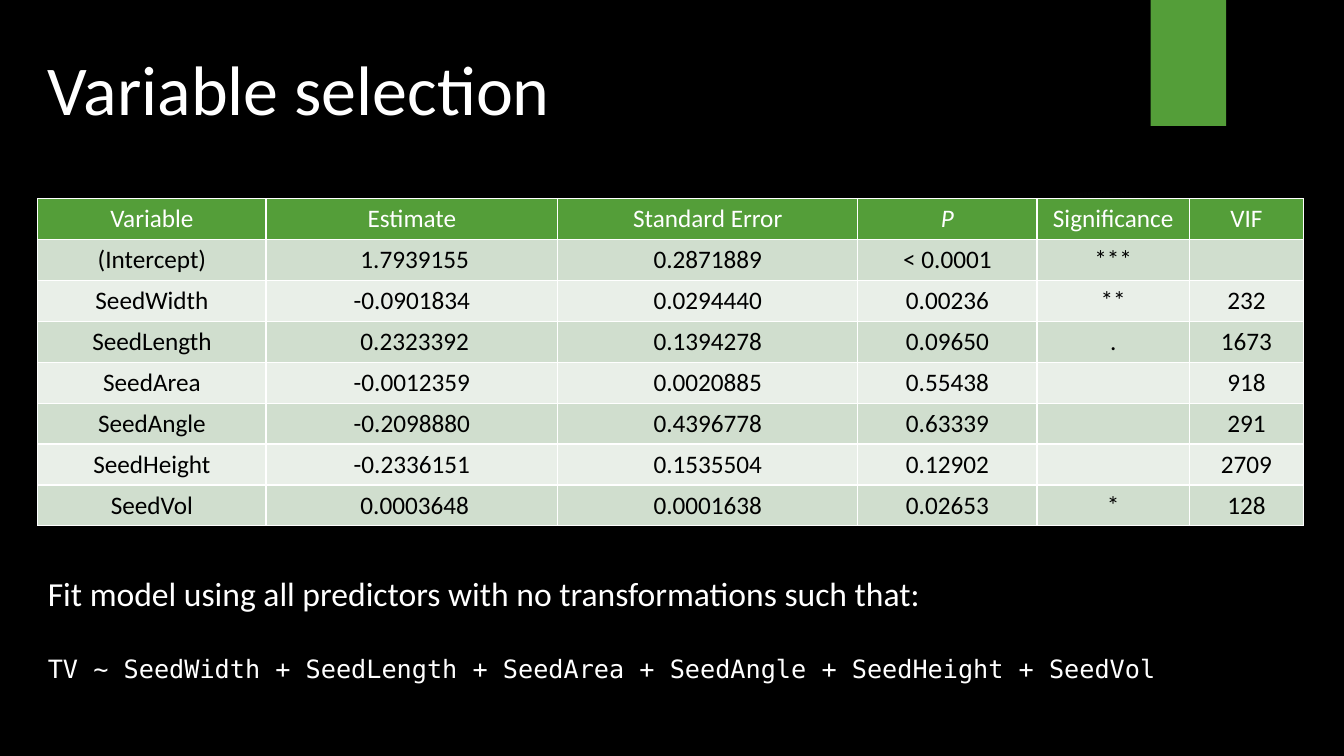
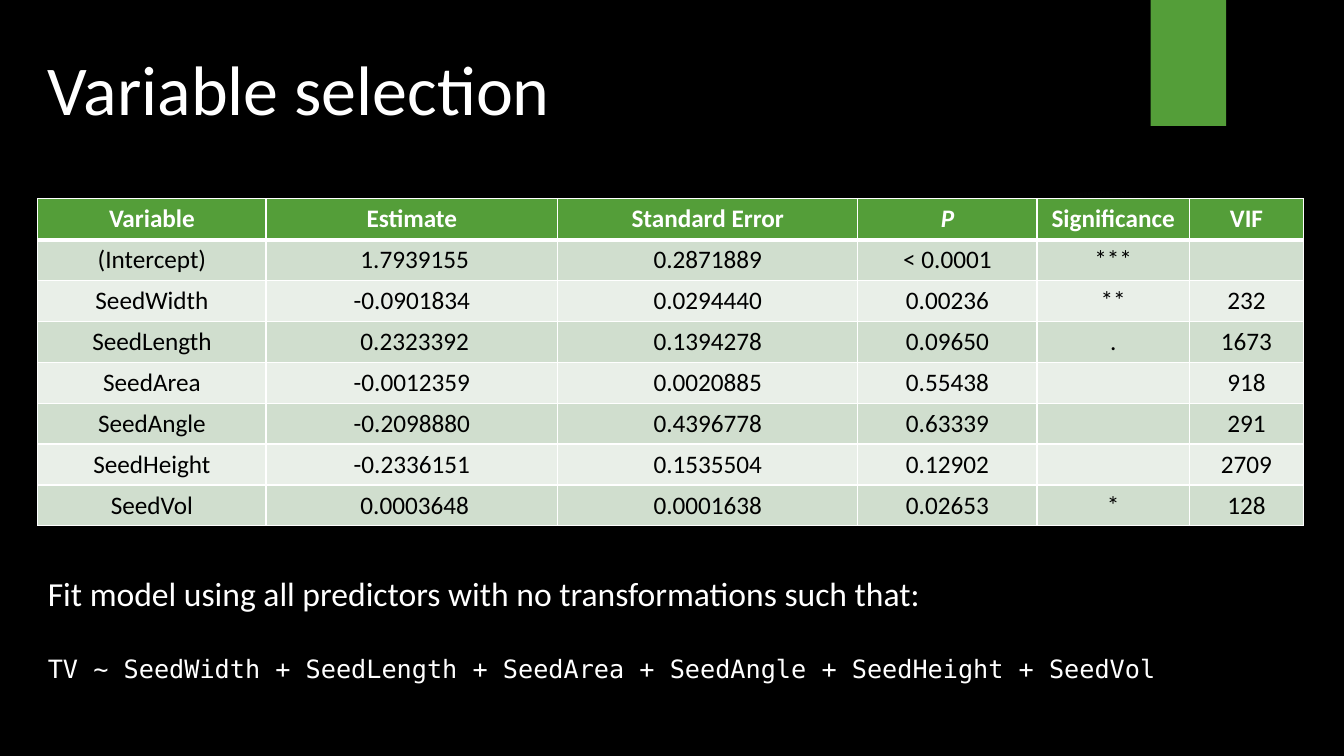
Before and after one commit to TrevorHD/CNSeedDrop, a slide deck: slide 12 of DreesHowerton_STAT501_Presentation.pptx (slide 9 before the commit). Drawn at 1344x756 pixels with LibreOffice and Linux fonts; fonts in the diff are those of the drawing; background and template pictures are left out. Boxes give left, top, right and bottom in pixels: in the first picture for what was removed or moved away, otherwise in the second. Text is boxed around its words. In the diff, an @@ line names an element or a change of style, - is before the commit and + after.

```diff
--- a/DreesHowerton_STAT501_Presentation.pptx
+++ b/DreesHowerton_STAT501_Presentation.pptx
@@ table at [38,199,1304,525] @@
@@ bold on in "Variable", "Estimate", "Standard Error", "P" and 2 more places @@
```
Also in this commit, not shown: 11 other slides changed, 4 slides added, 1 slide removed, 6 other files.
